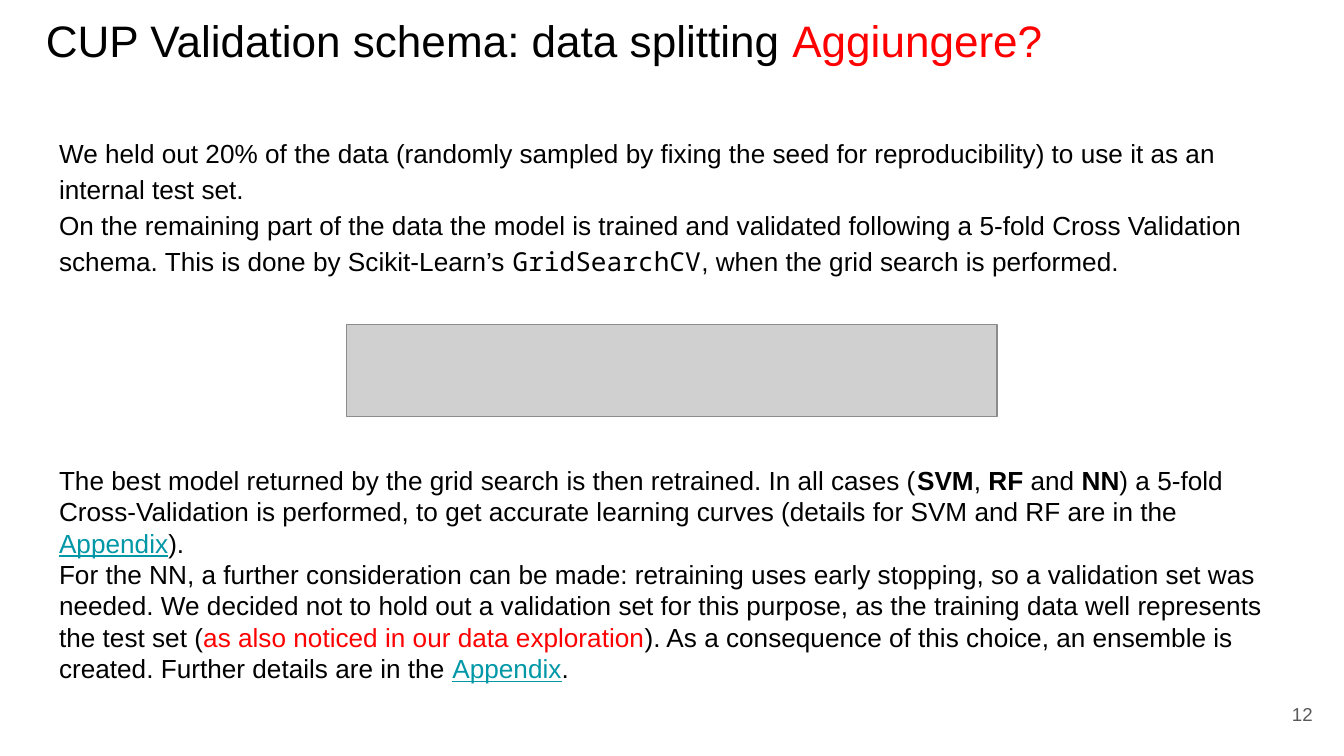
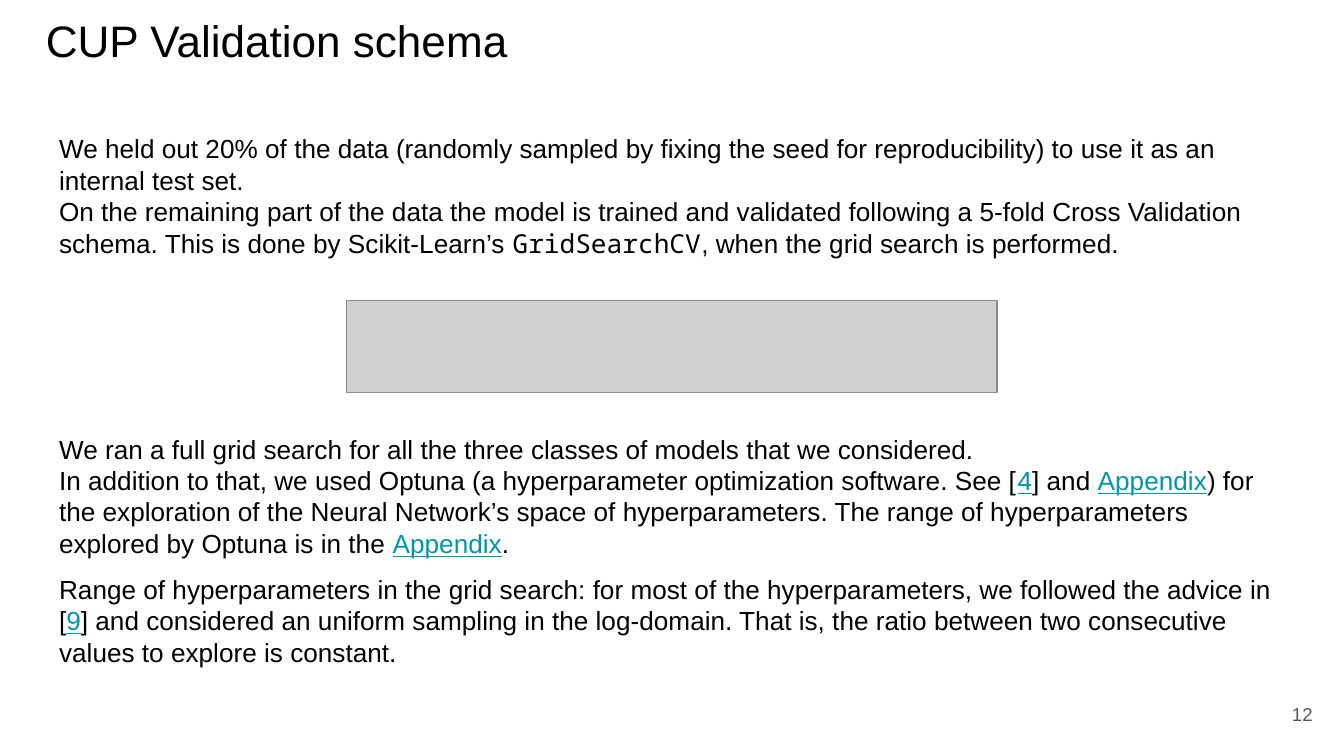
Before and after one commit to paolo-junior-mollica/machine-learning-project, a slide deck: slide 12 of relazione/ML-2023-PRJ-Slides-Demo.pptx. Drawn at 1344x756 pixels with LibreOffice and Linux fonts; fonts in the diff are those of the drawing; grey boxes stand for pictures. Boxes give left, top, right and bottom in pixels: in the first picture for what was removed or moved away, otherwise in the second. Text is boxed around its words. In the diff, an @@ line names an element or a change of style, - is before the commit and + after.

Commit message:
Updated report, with validation & assessment schema + other

```diff
--- a/relazione/ML-2023-PRJ-Slides-Demo.pptx
+++ b/relazione/ML-2023-PRJ-Slides-Demo.pptx
@@ title at bbox=[46, 25, 507, 58]: text changed @@
-CUP Validation schema: data splitting Aggiungere?
+CUP Validation schema
@@ text "We held out 20% of ..." at bbox=[59, 139, 1241, 258]: line spacing 1.15 to 1 @@
@@ picture: place and size @@
-picture at bbox=[347, 324, 997, 417]
+picture at bbox=[347, 301, 997, 394]
@@ text added at bbox=[59, 440, 1254, 559], 14 pt, text #000000 @@
+We ran a full grid search for all the three classes of models that we considered.
+In addition to that, we used Optuna (a hyperparameter optimization software. See [4] and Appendix) for the exploration of the Neural Network’s space of hyperparameters. The range of hyperparameters explored by Optuna is in the Appendix.
@@ text removed at bbox=[59, 471, 1262, 684] @@
-The best model returned by the grid search is then retrained. In all cases (SVM, RF and NN) a 5-fold Cross-Validation is performed, to get accurate learning curves (details for SVM and RF are in the Appendix).
-For the NN, a further consideration can be made: retraining uses early stopping, so a validation set was needed. We decided not to hold out a validation set for this purpose, as the training data well represents the test set (as also noticed in our data exploration). As a consequence of this choice, an ensemble is created. Further details are in the Appendix.
@@ text added at bbox=[59, 580, 1270, 667], 14 pt, text #000000 @@
+Range of hyperparameters in the grid search: for most of the hyperparameters, we followed the advice in [9] and considered an uniform sampling in the log-domain. That is, the ratio between two consecutive values to explore is constant.
```
Also in this commit, not shown: 11 other slides changed, 5 slides added, 3 slides removed.
